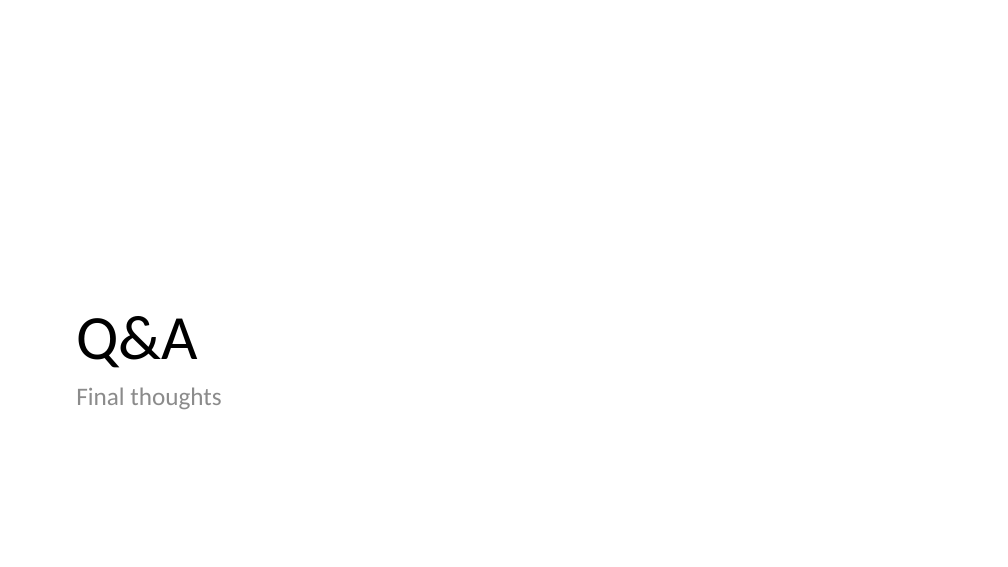
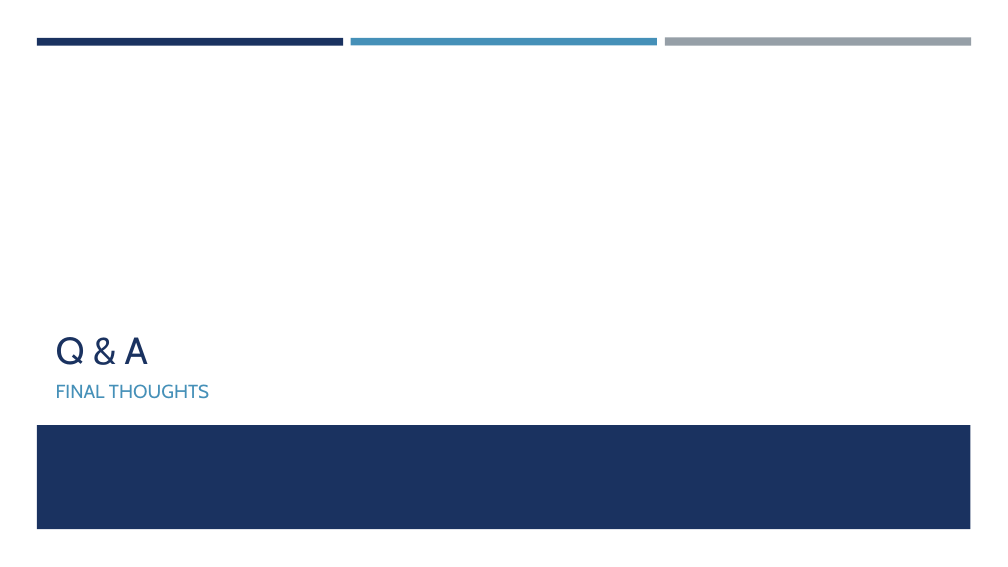
Before and after one commit to dustindortch/ConferencePresentations2019, a slide deck: slide 10 of PowerShell Identity Automation with MIM/PowerShell Identity Automation with MIM.pptx. Drawn at 1008x567 pixels with LibreOffice and Linux fonts; fonts in the diff are those of the drawing; background and template pictures are left out. Boxes give left, top, right and bottom in pixels: in the first picture for what was removed or moved away, otherwise in the second. Text is boxed around its words. In the diff, an @@ line names an element or a change of style, - is before the commit and + after.

```diff
--- a/PowerShell Identity Automation with MIM/PowerShell Identity Automation with MIM.pptx
+++ b/PowerShell Identity Automation with MIM/PowerShell Identity Automation with MIM.pptx
@@ rectangle added at (37, 38, 343, 45), fill #1A3260 @@
@@ rectangle added at (351, 38, 657, 45), fill #4590B8 @@
@@ rectangle added at (665, 38, 971, 46), fill #969FA7 @@
@@ title at (56, 337, 148, 365): text changed; size 60 to 36 pt; font Calibri to Cabin; text colour #000000 to #1A3260 @@
-Q&A
+Q & A
@@ text at (56, 384, 209, 399): text changed; size 24 to 18 pt; font Calibri to Cabin; text colour #8C8C8C to #4590B8 @@
-Final thoughts
+FINAL THOUGHTS
@@ rectangle added at (37, 425, 971, 529), fill #1A3260 @@
```
Also in this commit, not shown: 9 other slides changed, 1 other file.
